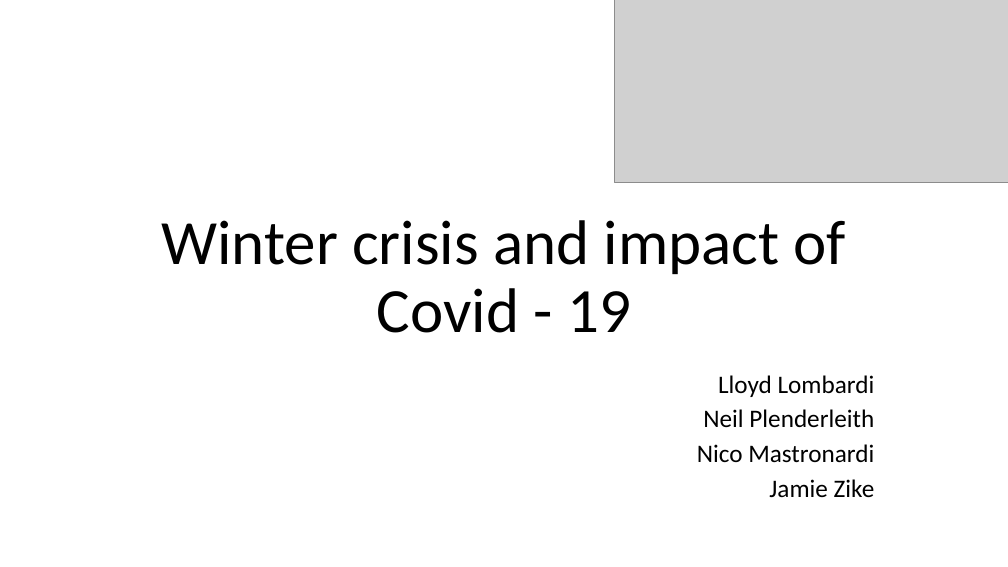
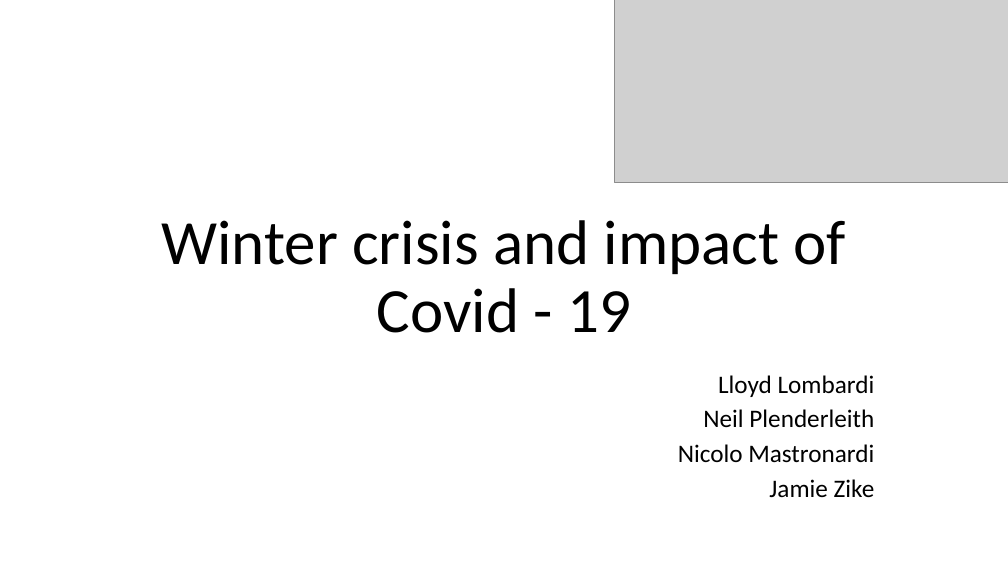
Before and after one commit to neilplenderleith/phs_group_project, a slide deck: slide 1 of Winter crisis and impact of Covid - 19.pptx. Drawn at 1008x567 pixels with LibreOffice and Linux fonts; fonts in the diff are those of the drawing; grey boxes stand for pictures. Boxes give left, top, right and bottom in pixels: in the first picture for what was removed or moved away, otherwise in the second. Text is boxed around its words. In the diff, an @@ line names an element or a change of style, - is before the commit and + after.

```diff
--- a/Winter crisis and impact of Covid - 19.pptx
+++ b/Winter crisis and impact of Covid - 19.pptx
@@ subtitle at (x1=678, y1=444, x2=874, y2=463): text changed @@
-Nico Mastronardi
+Nicolo Mastronardi
```
Also in this commit, not shown: 2 other files.
